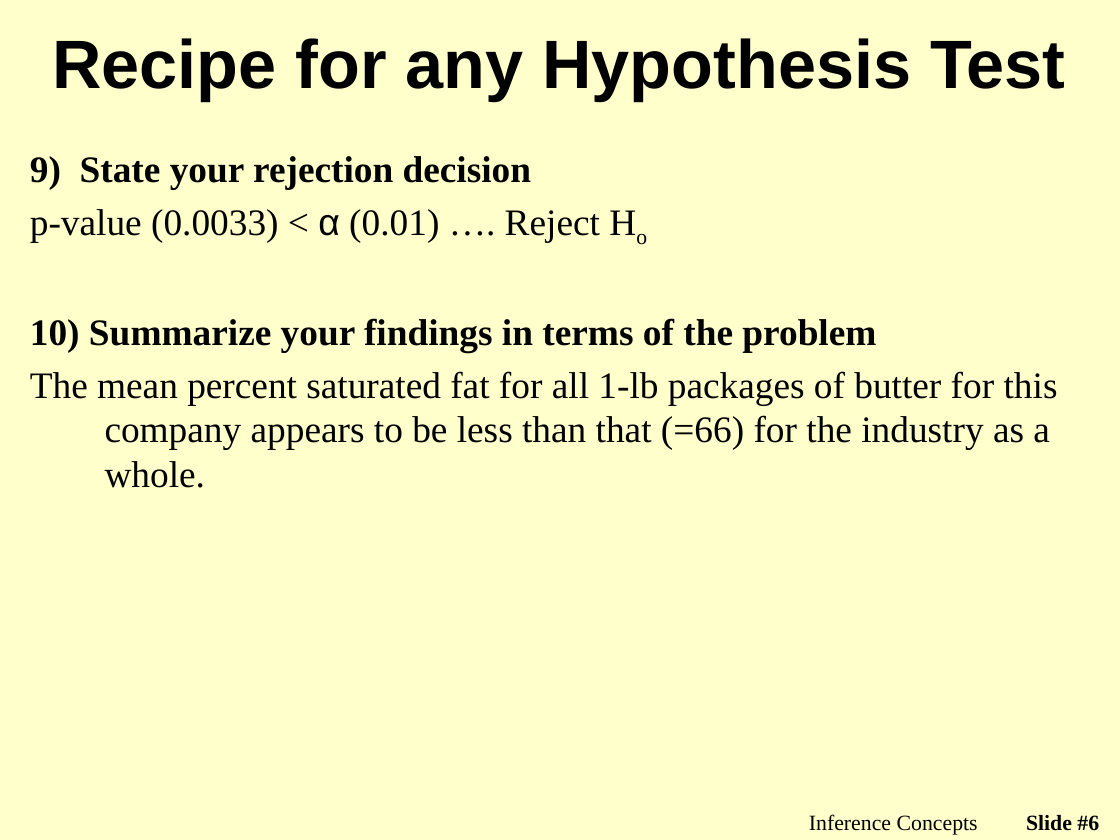
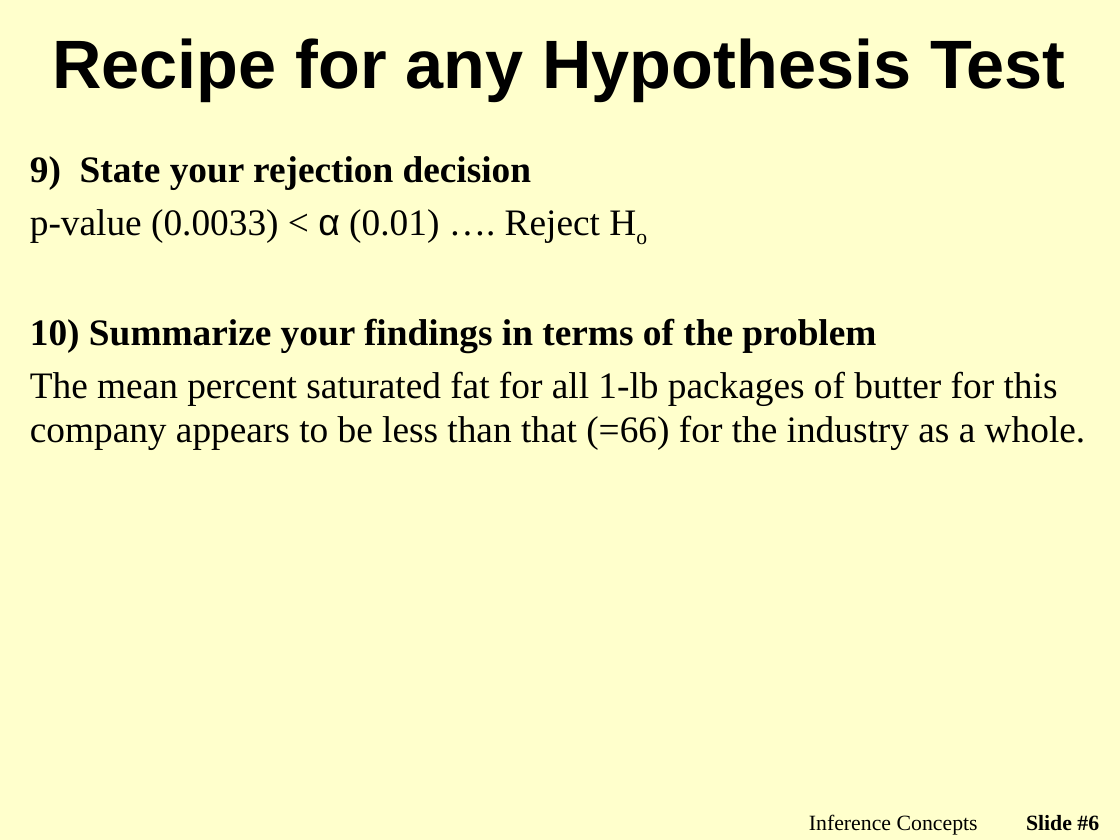
Before and after one commit to droglenc/NCMTH107, a slide deck: slide 6 of modules/1_Sample_t/PPT2.pptx. Drawn at 1120x840 pixels with LibreOffice and Linux fonts; fonts in the diff are those of the drawing; background and template pictures are left out. Boxes give left, top, right and bottom in pixels: in the first picture for what was removed or moved away, otherwise in the second. Text is boxed around its words. In the diff, an @@ line names an element or a change of style, - is before the commit and + after.

```diff
--- a/modules/1_Sample_t/PPT2.pptx
+++ b/modules/1_Sample_t/PPT2.pptx
@@ text at [30,371,1086,450]: indent changed @@
```
Also in this commit, not shown: 5 other slides changed, 2 other files.
